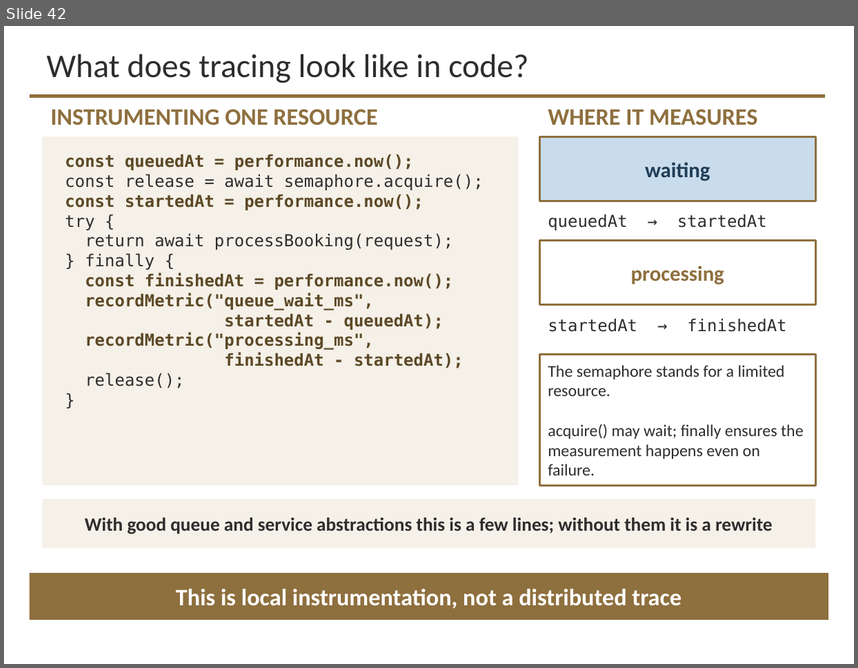
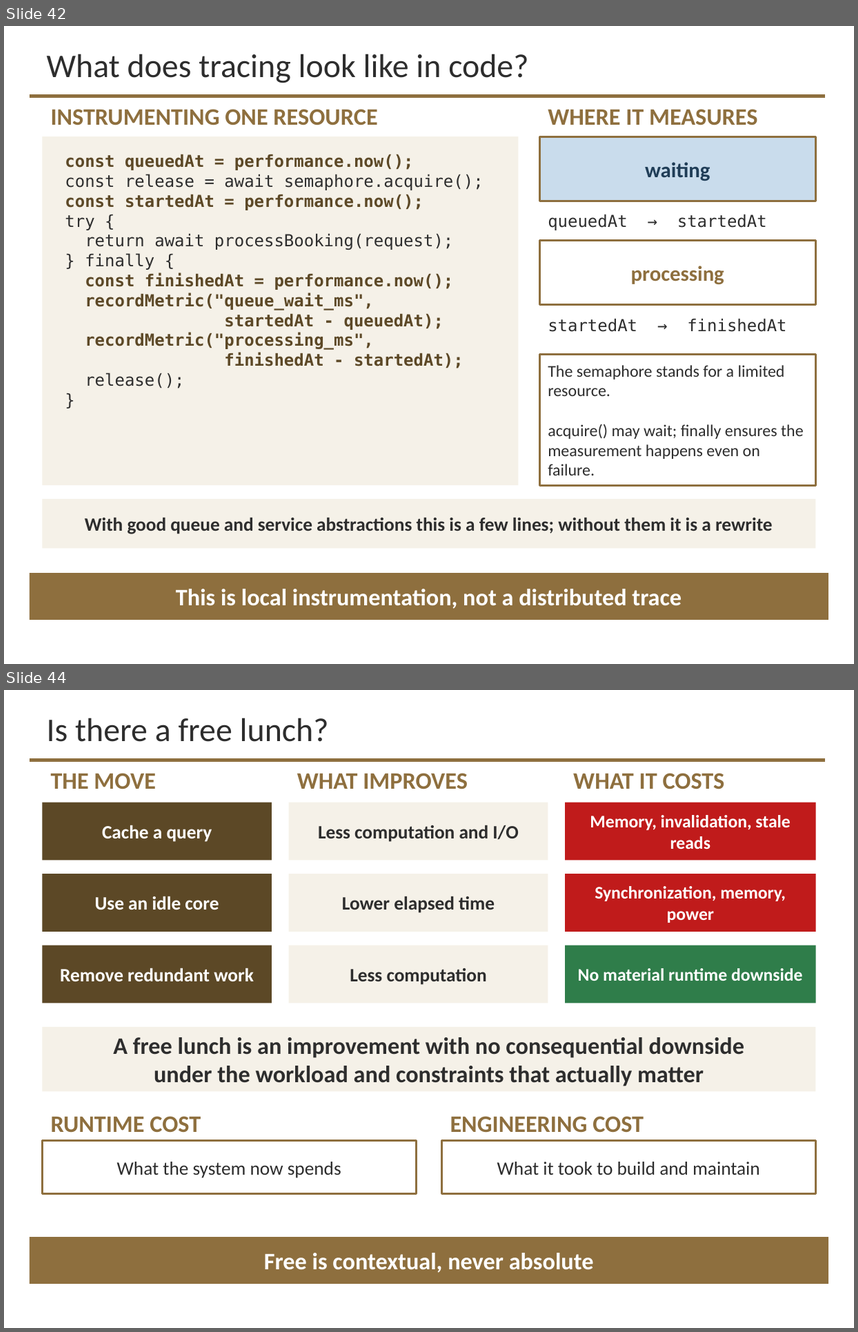
Before and after one commit to davisjam/model-based-agentic-software-engineering, a slide deck: course/lectures/act-3-software-in-the-world/04-performance-and-reliability/3-4-Performance-and-Reliability-1-Performance-Engineering.pptx. Shown one above the other, each under a label of ours: slide 42 before the commit, slides 42 and 44 after it; the slides between them are not shown. The pictures are 858x668 and 858x1332 pixels, drawn with LibreOffice and Linux fonts; fonts in the diff are those of the drawing; background and template pictures are left out. Boxes give left, top, right and bottom in pixels: in the first picture for what was removed or moved away, otherwise in the second. Text is boxed around its words. In the diff, an @@ line names an element or a change of style, - is before the commit and + after.

```diff
--- a/course/lectures/act-3-software-in-the-world/04-performance-and-reliability/3-4-Performance-and-Reliability-1-Performance-Engineering.pptx
+++ b/course/lectures/act-3-software-in-the-world/04-performance-and-reliability/3-4-Performance-and-Reliability-1-Performance-Engineering.pptx
@@ slide 44 added at [4, 690, 854, 1328], background #FFFFFF; not listed: 1 template element that a slide beside it also shows @@
@@ title added at [47, 718, 329, 742], 28 pt, text #2D2D2D @@
+Is there a free lunch?
@@ text added at [51, 773, 155, 789], 20 pt, text #8E6F3E, bold @@
+THE MOVE
@@ text added at [297, 773, 468, 789], 20 pt, text #8E6F3E, bold @@
+WHAT IMPROVES
@@ text added at [573, 773, 725, 789], 20 pt, text #8E6F3E, bold @@
+WHAT IT COSTS
@@ rectangle added at [42, 802, 272, 860], fill #5C4826, 16 pt, text #FFFFFF, bold @@
+Cache a query
@@ rectangle added at [289, 802, 548, 860], fill #F5F1E8, 16 pt, text #2D2D2D, bold @@
+Less computation and I/O
@@ rectangle added at [565, 802, 816, 860], fill #C01B1B, 15 pt, text #FFFFFF, bold @@
+Memory, invalidation, stale reads
@@ rectangle added at [42, 874, 272, 931], fill #5C4826, 16 pt, text #FFFFFF, bold @@
+Use an idle core
@@ rectangle added at [289, 874, 548, 931], fill #F5F1E8, 16 pt, text #2D2D2D, bold @@
+Lower elapsed time
@@ rectangle added at [565, 874, 816, 931], fill #C01B1B, 15 pt, text #FFFFFF, bold @@
+Synchronization, memory, power
@@ rectangle added at [42, 945, 272, 1003], fill #5C4826, 16 pt, text #FFFFFF, bold @@
+Remove redundant work
@@ rectangle added at [289, 945, 548, 1003], fill #F5F1E8, 16 pt, text #2D2D2D, bold @@
+Less computation
@@ rectangle added at [565, 945, 816, 1003], fill #2F7D4A, 15 pt, text #FFFFFF, bold @@
+No material runtime downside
@@ rectangle added at [42, 1027, 816, 1092], fill #F5F1E8, 20 pt, text #2D2D2D, bold @@
+A free lunch is an improvement with no consequential downside
+under the workload and constraints that actually matter
@@ text added at [51, 1116, 201, 1132], 20 pt, text #8E6F3E, bold @@
+RUNTIME COST
@@ text added at [450, 1116, 644, 1132], 20 pt, text #8E6F3E, bold @@
+ENGINEERING COST
@@ rectangle added at [42, 1141, 417, 1193], fill #FFFFFF, outline #8E6F3E 1.75 pt, 16 pt, text #2D2D2D @@
+What the system now spends
@@ rectangle added at [441, 1141, 816, 1193], fill #FFFFFF, outline #8E6F3E 1.75 pt, 16 pt, text #2D2D2D @@
+What it took to build and maintain
@@ rectangle added at [30, 1236, 829, 1283], fill #8E6F3E, 20 pt, text #FFFFFF, bold @@
+Free is contextual, never absolute
```
Also in this commit, not shown: 1 other slide added.
